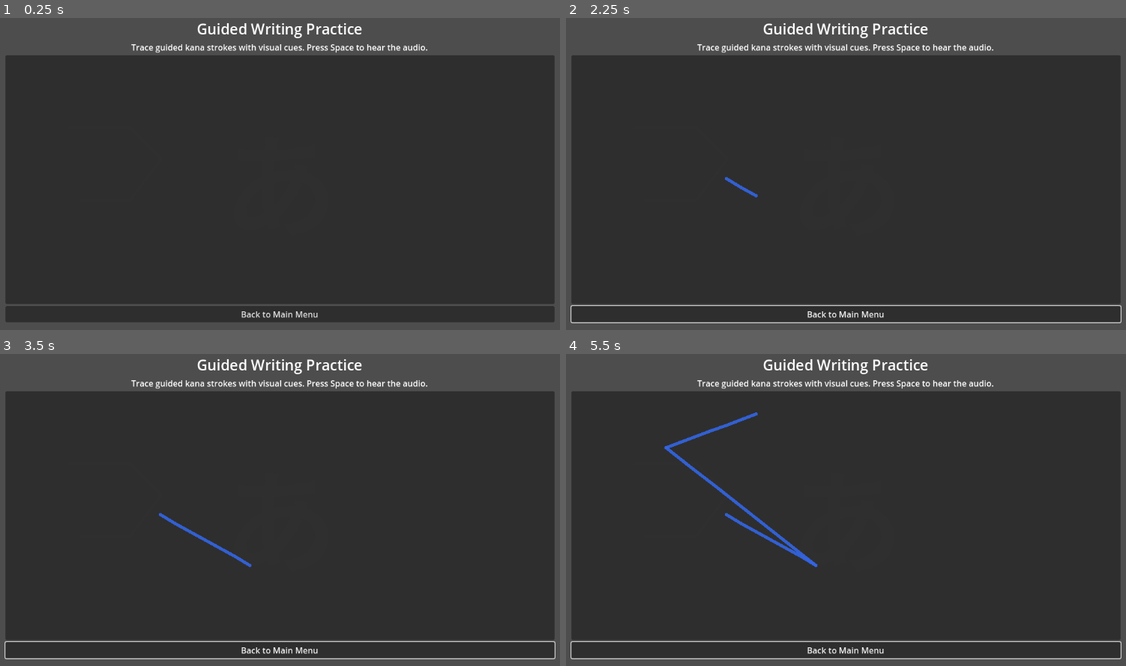
Above: before the commit, frames 1-4 (two rows, left to right).
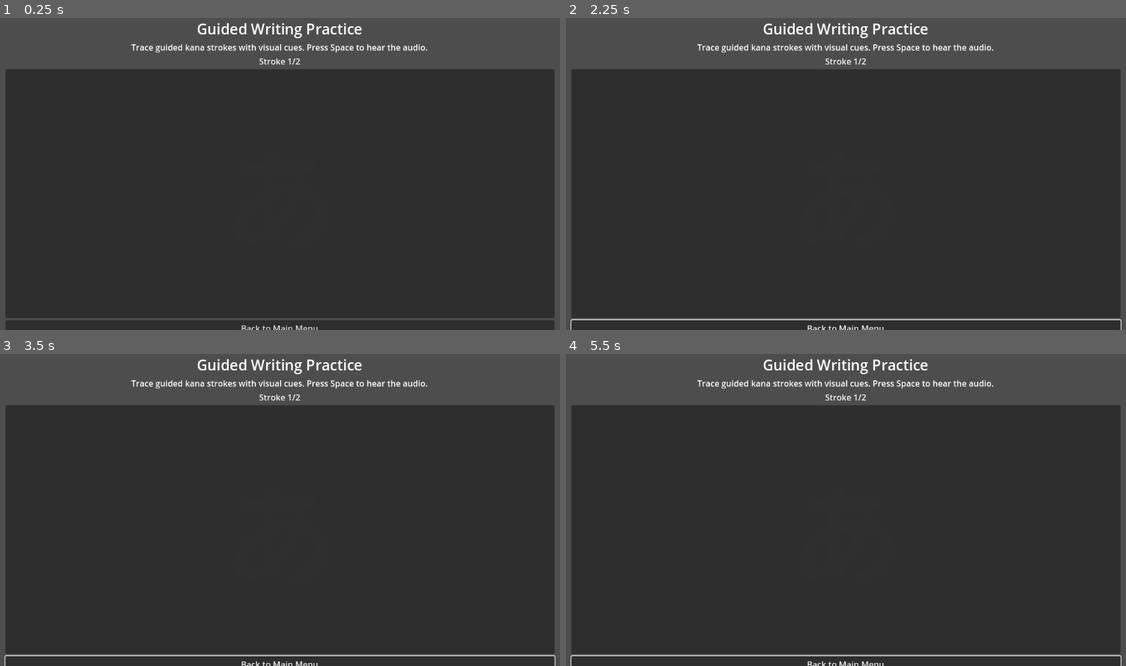
Above: after the commit, the same moments.

Repository: Salty-Scorpon/KanaLoop
Game: Godot game, scene res://KanaLoop/guided_writing.tscn
Same seed, same stepped clock (60 frames per second), same inputs: the game is played once before the commit and once after it. This scene is started directly instead of the project's main scene.
Inputs (mouse positions are in pixels of both pictures, inside the frame that each line leads up to):
- Up to frame 1 (0.25 s): no input
- Up to frame 2 (2.25 s): tap Space at 0.5, 0.77 s; move the mouse to (980, 145) at 0.52 s; click (980, 145) at 0.67 s; click "Back to Main Menu" at 1.25 s; drag from (728, 180) to (818, 230) at 2.02 s
- Up to frame 3 (3.5 s): move the mouse to (341, 422) at 2.77 s; click (341, 422) at 2.92 s
- Up to frame 4 (5.5 s): drag from (818, 566) to (666, 447) at 3.52 s; move the mouse to (1025, 547) at 4.27 s; click (1025, 547) at 4.42 s; drag from (666, 447) to (756, 413) at 5.02 s

The runs differ from the first frame. In frame 1, 7.9% of the frame differs, in the area x 0-100%, y 11-100%; in frame 2, 8.2%; in frame 3, 8.4%; in frame 4, 8.9%.
Error after the commit: Parse Error: Assigned value for constant "GUIDE_DEFINITIONS" isn't a constant expression. (res://KanaLoop/guided_writing.gd:21)

Commit message:
Add guided stroke tracking UI feedback

Diff:
--- a/kana-loop/KanaLoop/guided_writing.gd
+++ b/kana-loop/KanaLoop/guided_writing.gd
@@ -6,13 +6,33 @@
 @onready var drawing_canvas: Control = $MarginContainer/VBoxContainer/DrawingArea/DrawingCanvas
 @onready var strokes_layer: Node2D = $MarginContainer/VBoxContainer/DrawingArea/DrawingCanvas/Strokes
 @onready var target_kana_label: Label = $MarginContainer/VBoxContainer/DrawingArea/DrawingCanvas/TargetContainer/TargetKana
+@onready var guide_lines_container: Node2D = $MarginContainer/VBoxContainer/DrawingArea/DrawingCanvas/GuideLines
+@onready var progress_label: Label = $MarginContainer/VBoxContainer/ProgressLabel
+@onready var completion_label: Label = $MarginContainer/VBoxContainer/CompletionLabel
 
 var selected_kana: Array[String] = []
 var active_line: Line2D
+var current_stroke_points: PackedVector2Array = PackedVector2Array()
+var current_stroke_index := 0
+var guide_definition: Array[PackedVector2Array] = []
+var guide_lines: Array[Line2D] = []
+
+const GUIDE_TOLERANCE := 24.0
+const GUIDE_DEFINITIONS := {
+	"あ": [
+		PackedVector2Array([Vector2(120, 140), Vector2(240, 140), Vector2(300, 200)]),
+		PackedVector2Array([Vector2(300, 200), Vector2(240, 280), Vector2(140, 280)]),
+	],
+	"default": [
+		PackedVector2Array([Vector2(120, 140), Vector2(240, 140), Vector2(300, 200)]),
+		PackedVector2Array([Vector2(300, 200), Vector2(240, 280), Vector2(140, 280)]),
+	],
+}
 
 func _ready() -> void:
 	selected_kana = KanaState.get_selected_kana()
 	_update_target_kana()
+	_load_guide_definition()
 	back_button.pressed.connect(_on_back_pressed)
 	drawing_canvas.gui_input.connect(_on_drawing_canvas_input)
 
@@ -25,6 +45,20 @@
 		target_kana_label.text = "あ"
 		return
 	target_kana_label.text = selected_kana[0]
+
+func _load_guide_definition() -> void:
+	var kana_key := "default"
+	if not selected_kana.is_empty():
+		kana_key = selected_kana[0]
+	guide_definition = GUIDE_DEFINITIONS.get(kana_key, GUIDE_DEFINITIONS["default"])
+	current_stroke_index = 0
+	completion_label.visible = false
+	if guide_definition.is_empty():
+		progress_label.text = "No guide available"
+	else:
+		progress_label.text = "Stroke 1/%d" % guide_definition.size()
+	_build_guides()
+	_update_guides_visibility()
 
 func _play_current_kana() -> void:
 	if selected_kana.is_empty():
@@ -53,6 +87,8 @@
 			_add_point(event.position)
 
 func _start_stroke(point: Vector2) -> void:
+	if current_stroke_index >= guide_definition.size():
+		return
 	active_line = Line2D.new()
 	active_line.width = 6.0
 	active_line.default_color = Color(0.2, 0.4, 0.9, 0.9)
@@ -61,14 +97,84 @@
 	active_line.end_cap_mode = Line2D.LINE_CAP_ROUND
 	active_line.add_point(point)
 	strokes_layer.add_child(active_line)
+	current_stroke_points = PackedVector2Array([point])
 
 func _add_point(point: Vector2) -> void:
 	if active_line == null:
 		return
 	active_line.add_point(point)
+	current_stroke_points.append(point)
 
 func _end_stroke() -> void:
+	if active_line == null:
+		return
+	var finished_points := current_stroke_points
 	active_line = null
+	current_stroke_points = PackedVector2Array()
+	_evaluate_stroke(finished_points)
+
+func _evaluate_stroke(stroke_points: PackedVector2Array) -> void:
+	if current_stroke_index >= guide_definition.size():
+		return
+	var guide_points := guide_definition[current_stroke_index]
+	if _stroke_matches_guide(stroke_points, guide_points):
+		current_stroke_index += 1
+		if current_stroke_index >= guide_definition.size():
+			completion_label.visible = true
+			progress_label.text = "Completed"
+		else:
+			progress_label.text = "Stroke %d/%d" % [current_stroke_index + 1, guide_definition.size()]
+		_update_guides_visibility()
+	else:
+		progress_label.text = "Try stroke %d/%d" % [current_stroke_index + 1, guide_definition.size()]
+
+func _stroke_matches_guide(stroke_points: PackedVector2Array, guide_points: PackedVector2Array) -> bool:
+	if stroke_points.size() < 2 or guide_points.size() < 2:
+		return false
+	var max_distance := 0.0
+	var total_distance := 0.0
+	for point in stroke_points:
+		var distance := _distance_to_polyline(point, guide_points)
+		max_distance = max(max_distance, distance)
+		total_distance += distance
+	var average_distance := total_distance / float(stroke_points.size())
+	return max_distance <= GUIDE_TOLERANCE and average_distance <= GUIDE_TOLERANCE * 0.7
+
+func _distance_to_polyline(point: Vector2, polyline: PackedVector2Array) -> float:
+	var best_distance := INF
+	for index in range(polyline.size() - 1):
+		var start := polyline[index]
+		var end := polyline[index + 1]
+		best_distance = min(best_distance, _distance_to_segment(point, start, end))
+	return best_distance
+
+func _distance_to_segment(point: Vector2, start: Vector2, end: Vector2) -> float:
+	var segment := end - start
+	var length_squared := segment.length_squared()
+	if length_squared == 0.0:
+		return point.distance_to(start)
+	var t := (point - start).dot(segment) / length_squared
+	t = clamp(t, 0.0, 1.0)
+	var projection := start + segment * t
+	return point.distance_to(projection)
+
+func _build_guides() -> void:
+	for child in guide_lines_container.get_children():
+		child.queue_free()
+	guide_lines.clear()
+	for guide_points in guide_definition:
+		var line := Line2D.new()
+		line.width = 6.0
+		line.default_color = Color(0.2, 0.2, 0.2, 0.25)
+		line.round_precision = 8
+		line.points = guide_points
+		guide_lines_container.add_child(line)
+		guide_lines.append(line)
+
+func _update_guides_visibility() -> void:
+	for index in range(guide_lines.size()):
+		var line := guide_lines[index]
+		line.visible = index == current_stroke_index
 
 func _on_back_pressed() -> void:
 	back_requested.emit()
--- a/kana-loop/KanaLoop/guided_writing.tscn
+++ b/kana-loop/KanaLoop/guided_writing.tscn
@@ -31,6 +31,16 @@
 text = "Trace guided kana strokes with visual cues. Press Space to hear the audio."
 horizontal_alignment = 1
 
+[node name="ProgressLabel" type="Label" parent="MarginContainer/VBoxContainer"]
+text = "Stroke 1/2"
+horizontal_alignment = 1
+
+[node name="CompletionLabel" type="Label" parent="MarginContainer/VBoxContainer"]
+visible = false
+text = "Completed!"
+horizontal_alignment = 1
+theme_override_colors/font_color = Color(0.2, 0.6, 0.3, 1)
+
 [node name="DrawingArea" type="PanelContainer" parent="MarginContainer/VBoxContainer"]
 custom_minimum_size = Vector2(480, 480)
 size_flags_horizontal = 3
@@ -53,11 +63,7 @@
 horizontal_alignment = 1
 vertical_alignment = 1
 
-[node name="GuideLine" type="Line2D" parent="MarginContainer/VBoxContainer/DrawingArea/DrawingCanvas"]
-width = 6.0
-default_color = Color(0.2, 0.2, 0.2, 0.25)
-round_precision = 8
-points = PackedVector2Array(120, 140, 240, 140, 300, 200, 240, 280, 140, 280)
+[node name="GuideLines" type="Node2D" parent="MarginContainer/VBoxContainer/DrawingArea/DrawingCanvas"]
 
 [node name="Strokes" type="Node2D" parent="MarginContainer/VBoxContainer/DrawingArea/DrawingCanvas"]
 
